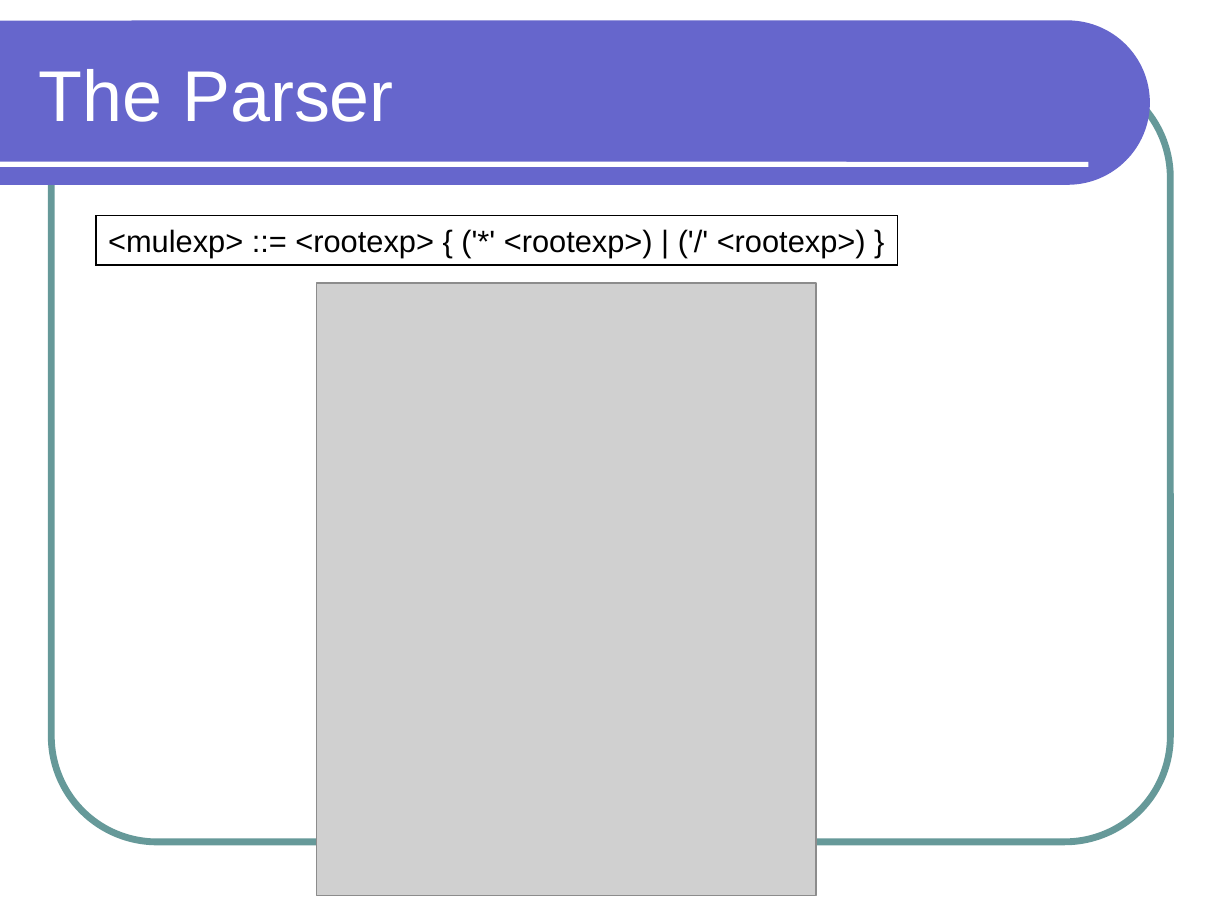
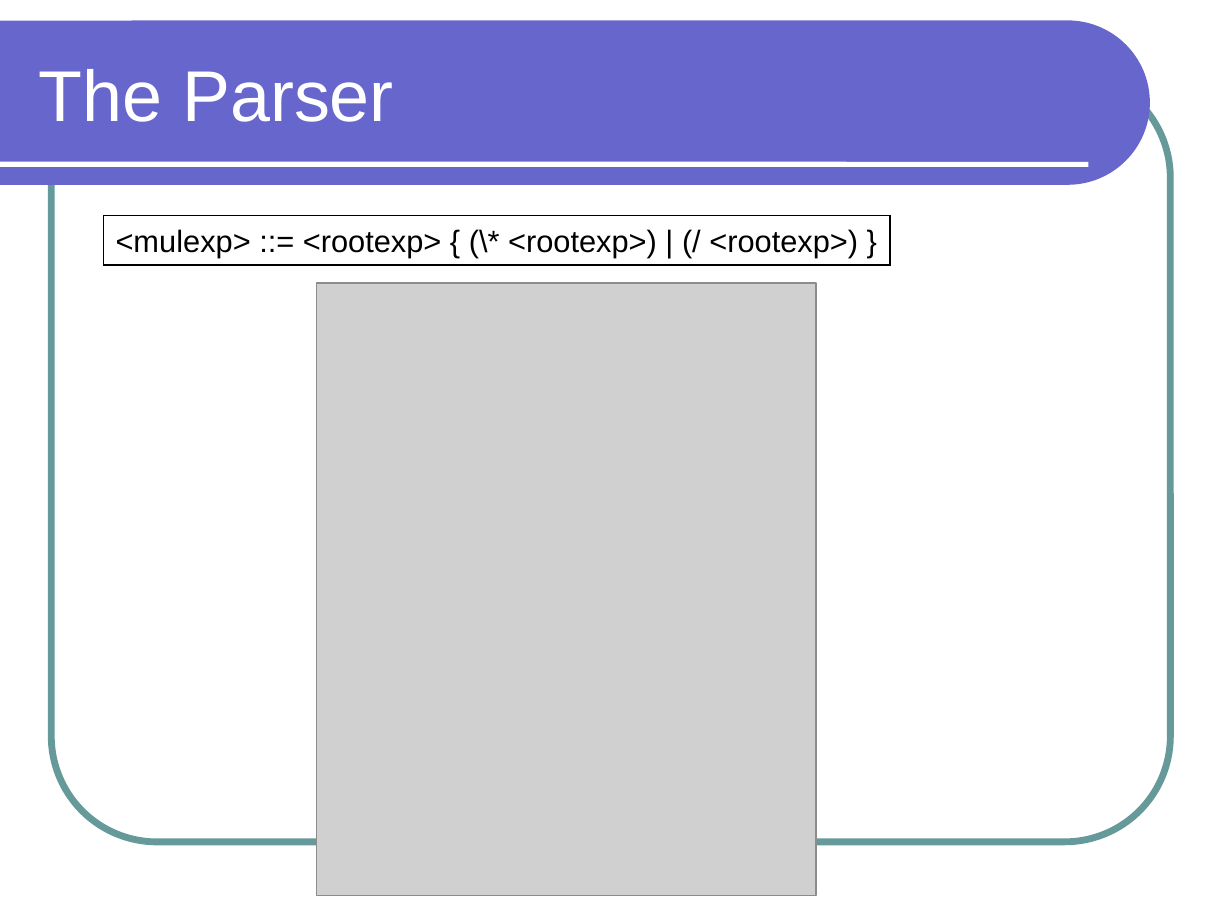
Before and after one commit to lutzhamel/CSC301, a slide deck: slide 14 of notes/csc301-ln012.ppt (slide 17 before the commit). Drawn at 1232x924 pixels with LibreOffice and Linux fonts; fonts in the diff are those of the drawing; grey boxes stand for pictures. Boxes give left, top, right and bottom in pixels: in the first picture for what was removed or moved away, otherwise in the second. Text is boxed around its words. In the diff, an @@ line names an element or a change of style, - is before the commit and + after.

```diff
--- a/notes/csc301-ln012.ppt
+++ b/notes/csc301-ln012.ppt
@@ rectangle "<mulexp> ::= <rootexp> { (\* ...": place and size @@
-rectangle "<mulexp> ::= <rootexp> { (\* ..." at [96, 216, 898, 265]
+rectangle "<mulexp> ::= <rootexp> { (\* ..." at [103, 216, 890, 265]
@@ text in rectangle at [116, 229, 858, 258]: text changed @@
-<mulexp> ::= <rootexp> { ('*' <rootexp>) | ('/' <rootexp>) }
+<mulexp> ::= <rootexp> { (\* <rootexp>) | (/ <rootexp>) }
```
Also in this commit, not shown: 14 other slides changed, 3 slides added, 1 slide removed, 7 other files.
